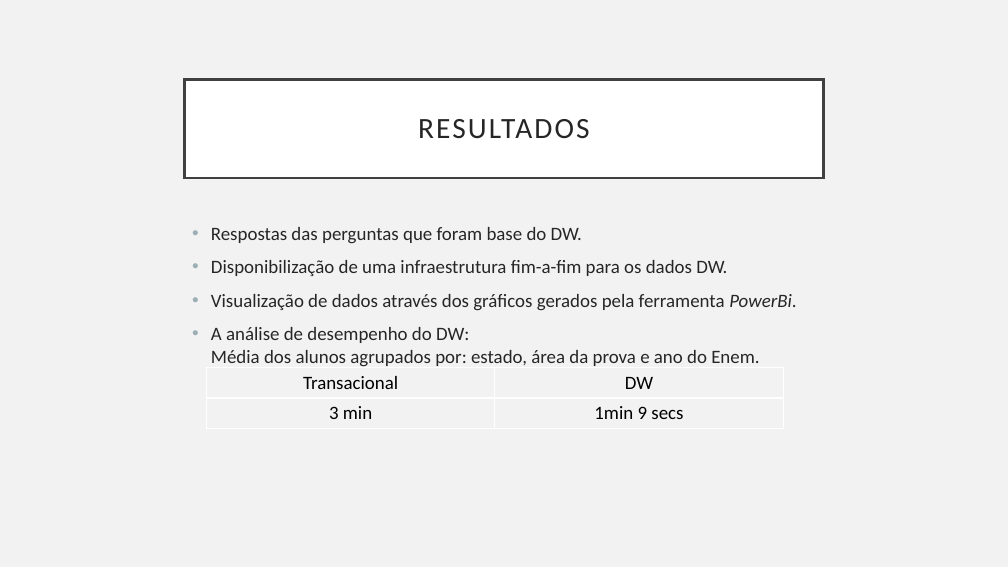
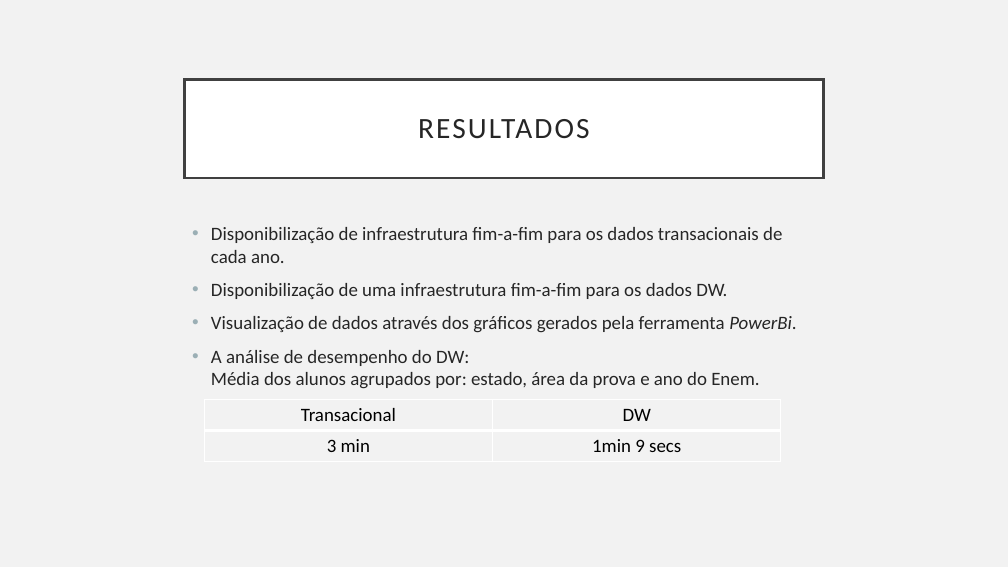
Before and after one commit to martins9/repositoriomonografia, a slide deck: slide 18 of Apresentação_Monografia.pptx (slide 16 before the commit). Drawn at 1008x567 pixels with LibreOffice and Linux fonts; fonts in the diff are those of the drawing. Boxes give left, top, right and bottom in pixels: in the first picture for what was removed or moved away, otherwise in the second. Text is boxed around its words. In the diff, an @@ line names an element or a change of style, - is before the commit and + after.

```diff
--- a/Apresentação_Monografia.pptx
+++ b/Apresentação_Monografia.pptx
@@ text at bbox=[211, 227, 782, 263]: text changed @@
-• Respostas das perguntas que foram base do DW.
+• Disponibilização de infraestrutura fim-a-fim para os dados transacionais de cada ano.
@@ table: place and size @@
-table at bbox=[206, 368, 783, 428]
+table at bbox=[204, 400, 780, 461]
```
Also in this commit, not shown: 3 other slides changed, 12 slides added, 1 other file.
